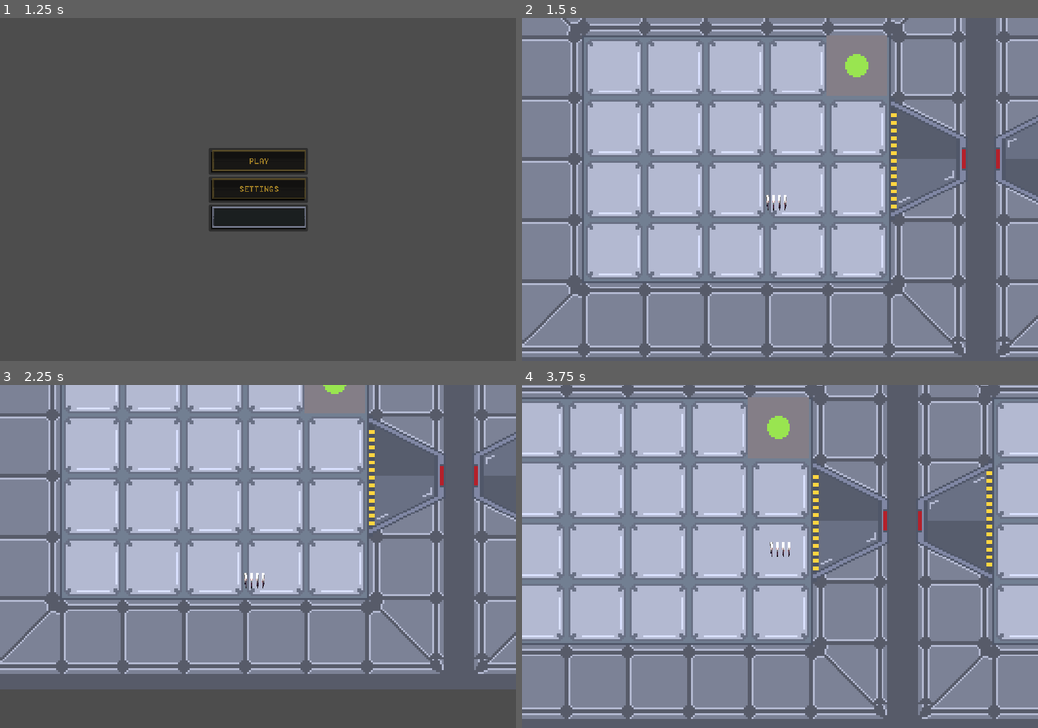
Above: before the commit, frames 1-4 (two rows, left to right).
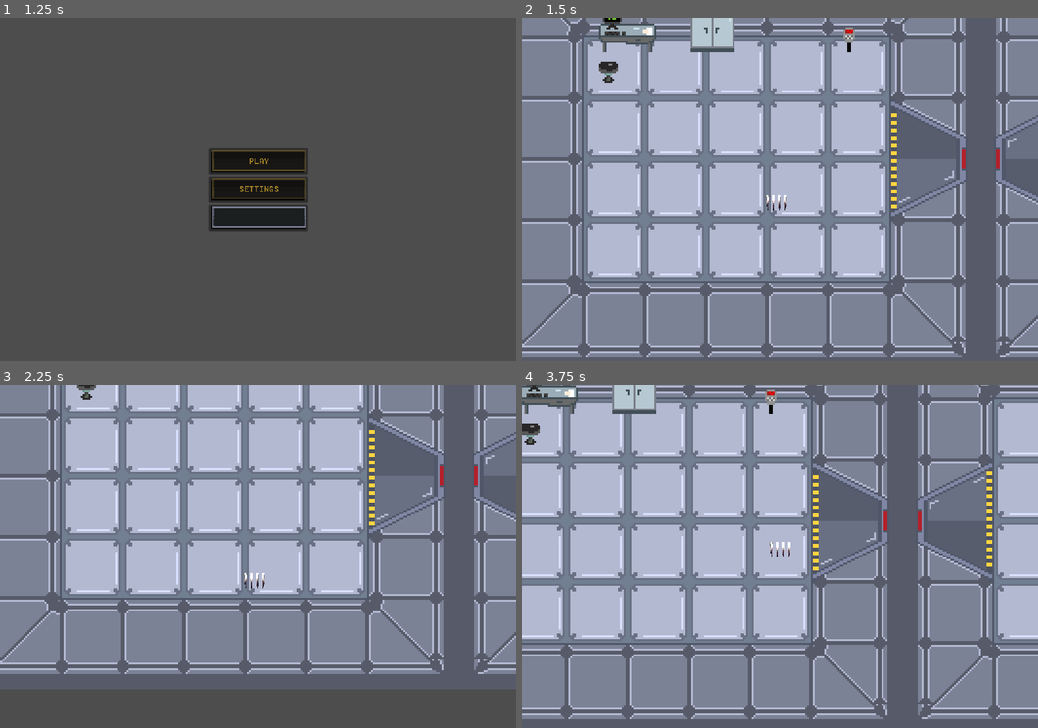
Above: after the commit, the same moments.

Repository: Pi-pol/Tachyon-race
Game: Godot game, scene res://Scenes/title.tscn
Two runs of this game, one before a commit and one after it. Both use one fixed random seed, a clock stepped at 60 frames per second and the inputs below.
Inputs (mouse positions are in pixels of both pictures, inside the frame that each line leads up to):
- Up to frame 1 (1.25 s): tap Enter at 0.5 s; move the mouse to (371, 172) at 0.52 s; hold Right (ui_right) from 0.53 s (still down); click (371, 172) at 0.67 s
- Up to frame 2 (1.5 s): release Right (ui_right) at 1.25 s; click (780, 162) at 1.25 s
- Up to frame 3 (2.25 s): tap Space at 2 s; move the mouse to (154, 573) at 2.02 s; hold Down (ui_down) from 2.03 s (still down)
- Up to frame 4 (3.75 s): tap Enter at 2.75 s; move the mouse to (831, 481) at 2.77 s; release Down (ui_down) at 2.78 s; hold Right (ui_right) 2.78-3.53 s; move the mouse to (754, 625) at 3.52 s; hold Up (ui_up) from 3.53 s (still down); click (754, 625) at 3.67 s

Frame 1 is identical in both runs. In frame 2, 3.3% of the frame differs, in the area x 14-71%, y 0-23%; in frame 3, 1.0%; in frame 4, 3.2%.

Commit message:
Added working button

Diff:
--- a/Scenes/1stlevel.tscn
+++ b/Scenes/1stlevel.tscn
@@ -10,6 +10,7 @@
 [ext_resource type="PackedScene" uid="uid://bea2qh6ew34b6" path="res://Scenes/doors_tilemap.tscn" id="8_k6orn"]
 [ext_resource type="Script" path="res://Scripts/door_script.gd" id="9_qrhr4"]
 [ext_resource type="Texture2D" uid="uid://d235fmkljycgo" path="res://Assets/furniture.png" id="10_a3aqt"]
+[ext_resource type="Script" path="res://Scripts/Furniture.gd" id="11_a4r7w"]
 
 [sub_resource type="Shader" id="Shader_xmui1"]
 code = "shader_type canvas_item;
@@ -42,31 +43,46 @@
 
 [sub_resource type="TileSetAtlasSource" id="TileSetAtlasSource_f8u53"]
 texture = ExtResource("10_a3aqt")
+texture_region_size = Vector2i(32, 32)
 2:0/0 = 0
+2:0/0/physics_layer_0/linear_velocity = Vector2(0, 0)
+2:0/0/physics_layer_0/angular_velocity = 0.0
 6:0/0 = 0
+6:0/0/physics_layer_0/linear_velocity = Vector2(0, 0)
+6:0/0/physics_layer_0/angular_velocity = 0.0
 7:0/0 = 0
+7:0/0/physics_layer_0/linear_velocity = Vector2(0, 0)
+7:0/0/physics_layer_0/angular_velocity = 0.0
 8:0/0 = 0
+8:0/0/physics_layer_0/linear_velocity = Vector2(0, 0)
+8:0/0/physics_layer_0/angular_velocity = 0.0
 9:0/0 = 0
-10:0/0 = 0
-11:0/0 = 0
-0:1/0 = 0
-1:1/0 = 0
-2:1/0 = 0
-3:1/0 = 0
-4:1/0 = 0
-6:1/0 = 0
-7:1/0 = 0
-8:1/0 = 0
-9:1/0 = 0
-10:1/0 = 0
-11:1/0 = 0
-12:1/0 = 0
-14:1/0 = 0
-16:1/0 = 0
-18:1/0 = 0
+9:0/0/physics_layer_0/linear_velocity = Vector2(0, 0)
+9:0/0/physics_layer_0/angular_velocity = 0.0
 21:3/0 = 0
+21:3/0/physics_layer_0/linear_velocity = Vector2(0, 0)
+21:3/0/physics_layer_0/angular_velocity = 0.0
+0:0/0 = 0
+0:0/0/physics_layer_0/linear_velocity = Vector2(0, 0)
+0:0/0/physics_layer_0/angular_velocity = 0.0
+0:0/0/physics_layer_0/polygon_0/points = PackedVector2Array(-16.0246, 0.944941, 14.375, 1.125, 14.2922, 9.05568, -16.1034, 9.13443)
+1:0/0 = 0
+1:0/0/physics_layer_0/linear_velocity = Vector2(0, 0)
+1:0/0/physics_layer_0/angular_velocity = 0.0
+1:0/0/physics_layer_0/polygon_0/points = PackedVector2Array(-16.0625, 1.125, 14.5625, 1, 14.6875, 9.25, -16.4375, 8.875)
+3:0/0 = 0
+3:0/0/physics_layer_0/linear_velocity = Vector2(0, 0)
+3:0/0/physics_layer_0/angular_velocity = 0.0
+3:0/0/physics_layer_0/polygon_0/points = PackedVector2Array(-16.1875, 5.25, 6.9375, 5.25, 7.1875, 14.875, -16.4375, 14.875)
+4:0/0 = 0
+4:0/0/physics_layer_0/linear_velocity = Vector2(0, 0)
+4:0/0/physics_layer_0/angular_velocity = 0.0
+5:0/0 = 0
+5:0/0/physics_layer_0/linear_velocity = Vector2(0, 0)
+5:0/0/physics_layer_0/angular_velocity = 0.0
 
 [sub_resource type="TileSet" id="TileSet_3kl0b"]
+physics_layer_0/collision_layer = 1
 sources/0 = SubResource("TileSetAtlasSource_f8u53")
 
 [node name="1Stlevel" type="Node2D"]
@@ -97,7 +113,8 @@
 texture = ExtResource("2_40tig")
 
 [node name="ButtonGame" parent="." instance=ExtResource("6_4hc3a")]
-position = Vector2(175, 47)
+visible = false
+position = Vector2(176, 30)
 
 [node name="TileMap" parent="." instance=ExtResource("7_fkt6h")]
 layer_0/tile_data = PackedInt32Array(65537, 0, 0, 65538, 0, 0, 65539, 0, 0, 65540, 0, 0, 65541, 0, 0, 131077, 0, 0, 131 …(2175 unchanged characters)…
@@ -129,7 +146,10 @@
 [node name="Furniture" type="TileMap" parent="."]
 tile_set = SubResource("TileSet_3kl0b")
 format = 2
+layer_0/tile_data = PackedInt32Array(65547, 458752, 0, 65539, 65536, 0, 65542, 196608, 0, 131075, 131072, 0)
+script = ExtResource("11_a4r7w")
 
 [connection signal="door_button_pressed" from="ButtonGame" to="DoorsTilemap" method="_on_button_game_door_button_pressed"]
+[connection signal="door_button_pressed" from="ButtonGame" to="Furniture" method="_on_button_game_door_button_pressed"]
 
 [editable path="TileMap/Player/action_emmiter"]
--- /dev/null
+++ b/Scenes/MainMenu.tscn
@@ -0,0 +1,54 @@
+[gd_scene load_steps=4 format=3 uid="uid://bvh2avgwqjosk"]
+
+[ext_resource type="Texture2D" uid="uid://duxnj3af1kyoe" path="res://Assets/BTN PLAY.png" id="2_hltgy"]
+[ext_resource type="Texture2D" uid="uid://ckko0dq10ju46" path="res://Assets/BTN SETTINGS.png" id="3_ukrvr"]
+
+[sub_resource type="GDScript" id="GDScript_wbc5j"]
+script/source = "extends Node
+
+func _ready():
+	$GridContainer/StartButton
+	var startButton = get_node(\"GridContainer/StartButton\")
+	startButton.pressed.connect(self._start_button_pressed)
+	var settingsButton = get_node(\"GridContainer/SettingsButton\")
+	settingsButton.pressed.connect(self._settings_button_pressed)
+
+func _start_button_pressed():
+	get_tree().change_scene_to_file(\"res://Scenes/1stlevel.tscn\")
+
+func _settings_button_pressed():
+	get_tree().change_scene_to_file(\"res://Scenes/settings.tscn\")
+
+
+
+
+"
+
+[node name="Node2D" type="Node2D"]
+script = SubResource("GDScript_wbc5j")
+
+[node name="GridContainer" type="GridContainer" parent="."]
+offset_left = 40.0
+offset_top = 260.0
+offset_right = 1040.0
+offset_bottom = 460.0
+size_flags_horizontal = 3
+size_flags_vertical = 4
+size_flags_stretch_ratio = 10.29
+theme_override_constants/h_separation = 5
+theme_override_constants/v_separation = 5
+
+[node name="StartButton" type="Button" parent="GridContainer"]
+layout_mode = 2
+size_flags_horizontal = 6
+size_flags_vertical = 6
+icon = ExtResource("2_hltgy")
+icon_alignment = 1
+
+[node name="SettingsButton" type="Button" parent="GridContainer"]
+layout_mode = 2
+size_flags_horizontal = 6
+size_flags_vertical = 6
+size_flags_stretch_ratio = 1.8
+icon = ExtResource("3_ukrvr")
+icon_alignment = 1
--- /dev/null
+++ b/Scripts/Furniture.gd
@@ -0,0 +1,6 @@
+extends TileMap
+
+
+
+func _on_button_game_door_button_pressed():
+	set_cell(0, Vector2(11, 1), 0, Vector2(6, 0))# Replace with function body.
Not shown, added: Assets/palmtree-panic-p-mix-sonic-the-hedgehog-cd-slowed-reverb-made-with-Voicemod.mp3.import
Not shown: 1 places in Scenes/1stlevel.tscn that only renumber resources
